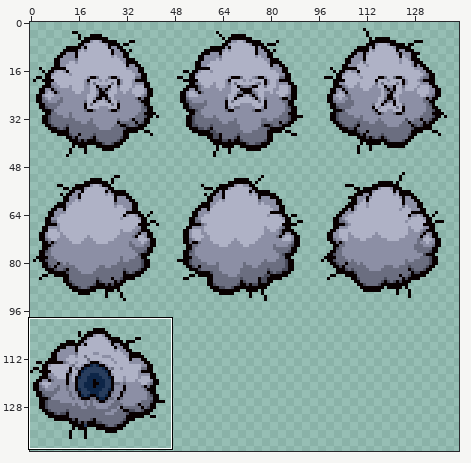
Edited in one commit: sprite sheet (Unique AB Floor Sprites/resources/gfx/monsters/flooded/drowned_monster_229_tumor.png). The picture above shows the old version from afar; the outline marks the close-up.
Close-up. First the earlier version:
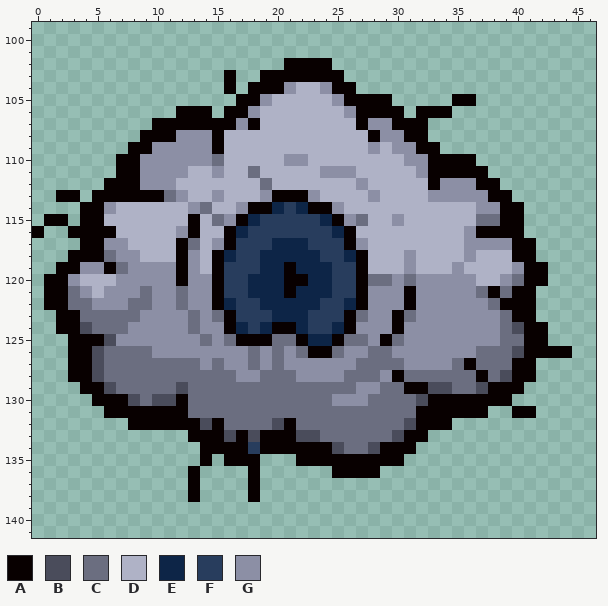
The file is 144x144 pixels. Shown: x 0..46, y 99..141. The wide view leaves out empty margins.
Palette (. is transparent): A #080000  B #4a4c5b  C #6b6e80  D #afb2c6  E #0d2547  F #283d5d  G #8c8fa5
Pixels before, first column x 0:
102 .....................AAAA....................
103 ................A..AAAAAAA...................
104 ................A.AAAGDDGAA..................
105 .................AAGDDDDDGAAAA.....AA........
106 ............AAA.AAGDDDDDDDGAAAA.AAA..........
107 ..........AAAAAAAGADDDDDDDDAGGAAA............
108 .........AAAGGGADDDDDDDDDDDDAGGAA............
109 ........AAGGGGGADDDDDDDDDDDDGDGGAA...........
110 .......AAGGGGGGCDDDDDGGDDDDDDDDGGAAAA........
111 .......AAGGGGDDGDDCDDDDDGGGDDDDDGAAAAA.......
112 ......AAAGGGDDDDDDDCDDDDDDDGDDDDDAGGGAA......
113 ..AA.AAAAAACGDDGDDDGAAAGDDDDGDDDDGGGGGAA.....
114 ....AAGDDDDDDGCDDGAAEFEAAGDDDDDDDDDDDGGAA....
115 .AA.AADDDDDDDADCGAEFFFFFEAGCDDGDDDDDDCCAA....
116 A..AAAADDDDDGADDAEFFFFFFFEADDDDDDDDDGAAAA....
117 ....AAGGDDDDACDGAFFFEEEFFFAGDDDDDDDDGGGGAA...
118 ...AAACGGDDDAGDAEFFEEEEEFFEADDDGDDDDGDDDAA...
119 ..AAGGACGGGGAGDAFFFEEAEEEFFADDDGDDDGDDDDGAA..
120 .AAGDDDGGGGGAGGAFFEEEAAEEFFACCGCGGGGGDDGCAA..
121 .AACGDGGGCGGCGGAFFEEEAEEEFFAGGGAGGGGGCACAA...
122 .AACCGGGCCGGCGGAEFFEEEEEFFEAGGGAGGGGGGCAAA...
123 ..AACCCCCGGGGCGCAFFFEEEFFFACGGACGGGGGGGCAA...
124 ..AABCCCGGGGGCGGAEFEAAEFFEAGGGAGGGGGGGGCBAA..
125 ...AAABGGGGGGGCGCAAACCAEEACCGACGGGGGGGGCCAA..
126 ...AABCCCCGGGGGGGGCGCGCAACGGCCGGGGGGGCCCBAAAA
127 ...AABCCCCCCCCGCGGCGCGGGGGGCCCCGGGGCACCCAA...
128 ...AABCCCCCCCCCCCGGCCCGGGGCCCGACCCCCCACBAA...
129 ....AABCCCCCBCCCCCCCCCCCCCCGGCCAABBCCBAAA....
130 .....AAABCBBACCCCCCCCCCCCGGGCCCCBAAAAAAA.....
131 ......AAAAAAACCCCCCCCCCCCCCCCCCCAAAAAA..AA...
132 ........AAAAAABACCCCBACCCCCCCCCBAAA..........
133 .............AAABABAAABBCCCCCCBAA............
134 ..............AAAAFAAAAAABCCBAAA.............
135 ..............A.AAA...AAAAAAAAA..............
136 .............A....A......AAAA................
137 .............A....A..........................
138 .............A....A..........................
Now the later version:
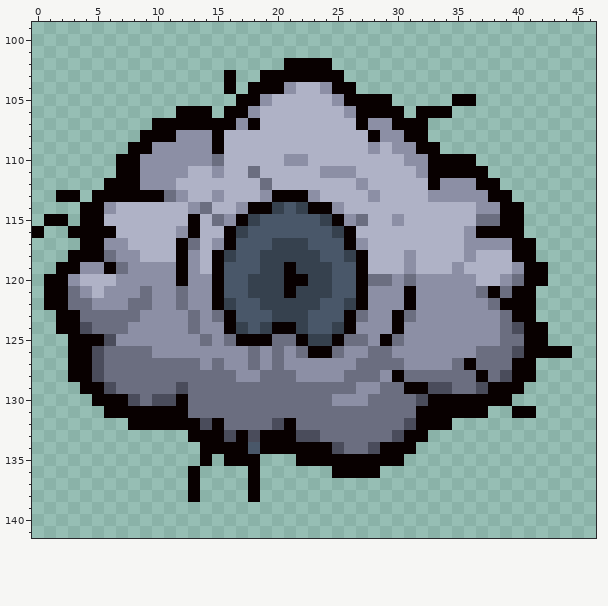
Change:
Colour E changes from #0d2547 to #36414e.
Colour F changes from #283d5d to #495769.
